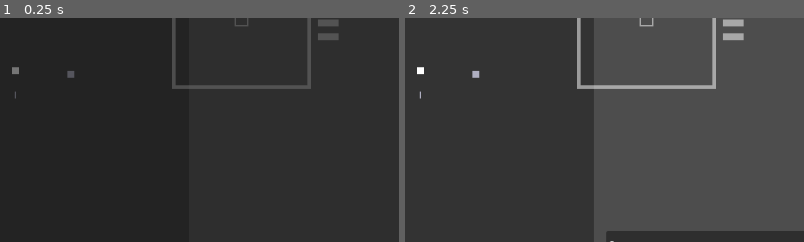
Above: before the commit, frames 1-2 (left to right).
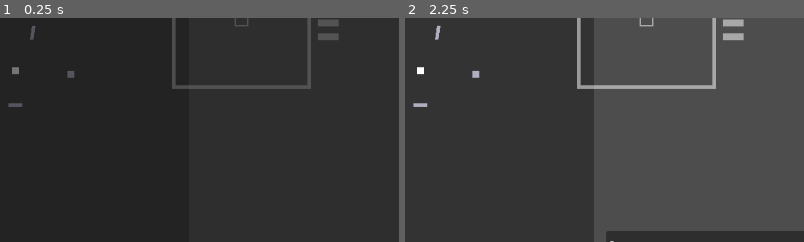
Above: after the commit, the same moments.

Repository: Gabooot/rebuild
Game: Godot game, scene res://game.tscn
Two runs of this game, one before a commit and one after it. Both use one fixed random seed, a clock stepped at 60 frames per second and the inputs below.
Inputs:
- Up to frame 1 (0.25 s): no input
- Up to frame 2 (2.25 s): tap N (toggle_all_chat) at 0.5 s; hold Right (turn_right) 0.53-1.25 s; tap S (shoot) at 0.6 s; tap Space (jump) at 0.77 s; click "Start Server" at 1.25 s; click "Connect" at 2 s
The pictures show only the part of the screen within x 20-70%, y 50-100%; the shares and areas given below are measured in that part.

The runs differ from the first frame. In frame 1, 0.1% of the frame differs, in the area x 2-10%, y 3-40%; in frame 2, 0.1%.

Commit message:
teleporter approximation

Diff:
--- a/Standard3D.gd
+++ b/Standard3D.gd
@@ -1,4 +1,5 @@
 extends CharacterBody3D
+class_name TeleportableCharacterBody
 
-func teleport(target : Vector3) -> void:
-	self.global_position = target
+signal teleporter_entered(tele : Teleporter)
+signal teleporter_exited(tele : Teleporter)
--- a/base.gd
+++ b/base.gd
@@ -4,6 +4,7 @@
 signal message_received(message : String, sender : int)
 signal player_added(id : int, player_name : String, type : String)
 signal player_disconnected(id : int)
+signal node_teleported(node : Node3D, teleported : Teleporter)
 
 var player_dictionary := {}
 var game_logic : Callable = self._singleplayer_loop
--- a/bullet.gd
+++ b/bullet.gd
@@ -1,4 +1,4 @@
-extends CharacterBody3D
+extends TeleportableCharacterBody
 
 const SPEED = 9.0
 var radar_icon = null
@@ -19,6 +19,8 @@
 	#print("Radar rotation: ", radar_icon.global_rotation, " Bullet rotation: ", self.global_rotation.y)
 	#radar_icon.visible = false
 	get_node("/root/game/radar/rotater/mover").add_child(radar_icon)
+	var tele_gadget = TeleportDevice.new()
+	self.add_child(tele_gadget)
 
 
 func _physics_process(delta):
--- a/client_tank.gd
+++ b/client_tank.gd
@@ -15,7 +15,7 @@
 	pass
 
 func _start_buffer() -> void:
-	self.buffer = InputBuffer.new(ServerInput.new(), 1)
+	self.buffer = InputBuffer.new(ServerInput.new(), 4)
 
 func _add_radar_icon() -> void:
 	print("Adding radar icon")
--- a/game.tscn
+++ b/game.tscn
@@ -13,6 +13,7 @@
 [ext_resource type="Script" path="res://pyraCollision.gd" id="6_faxj8"]
 [ext_resource type="PackedScene" uid="uid://daggmd4aqd6y0" path="res://teleporter.tscn" id="7_jsc8d"]
 [ext_resource type="Texture2D" uid="uid://b8dnnpndx0lvr" path="res://BZtextures/thief.png" id="8_f35fj"]
+[ext_resource type="Script" path="res://teleporter2.gd" id="8_ufrcp"]
 [ext_resource type="Script" path="res://radar_player.gd" id="17_6bg2e"]
 [ext_resource type="Script" path="res://fps.gd" id="19_5uswt"]
 [ext_resource type="Script" path="res://shot_counter.gd" id="19_xhd1t"]
@@ -23,21 +24,21 @@
 [sub_resource type="StandardMaterial3D" id="StandardMaterial3D_d0wba"]
 transparency = 4
 depth_draw_mode = 2
-shading_mode = 2
-diffuse_mode = 1
-specular_mode = 2
-albedo_color = Color(1, 1, 1, 0.552941)
+shading_mode = 0
+diffuse_mode = 3
+specular_mode = 1
+albedo_color = Color(0.235294, 0.819608, 0.576471, 0.552941)
 albedo_texture = ExtResource("8_f35fj")
 
 [sub_resource type="BoxMesh" id="BoxMesh_j8cvt"]
 material = SubResource("StandardMaterial3D_d0wba")
-size = Vector3(0.2, 4, 2)
+size = Vector3(4, 3, 0.3)
 
 [sub_resource type="BoxShape3D" id="BoxShape3D_qqocx"]
-size = Vector3(0.3, 3, 2)
-
-[sub_resource type="ConvexPolygonShape3D" id="ConvexPolygonShape3D_6tyol"]
-points = PackedVector3Array(0, 0, 0, 2, 0, 0, 2, 4, 0, 0, 4, 0)
+size = Vector3(4, 3, 1)
+
+[sub_resource type="BoxShape3D" id="BoxShape3D_epk1q"]
+size = Vector3(4, 3, 1)
 
 [sub_resource type="WorldBoundaryShape3D" id="WorldBoundaryShape3D_lm71v"]
 
@@ -119,7 +120,7 @@
 shadow_enabled = true
 
 [node name="teleporter" parent="." instance=ExtResource("7_jsc8d")]
-transform = Transform3D(1, 0, 0, 0, 1, 0, 0, 0, 1, 0, 2, 7)
+transform = Transform3D(1, 0, 0, 0, 1, 0, 0, 0, 1, 0, 1.5, 10)
 
 [node name="SB" type="MeshInstance3D" parent="teleporter"]
 mesh = SubResource("BoxMesh_j8cvt")
@@ -129,15 +130,18 @@
 shape = SubResource("BoxShape3D_qqocx")
 script = ExtResource("4_jtcsi")
 
-[node name="teleporter2" parent="." instance=ExtResource("7_jsc8d")]
-transform = Transform3D(1, 0, 0, 0, 1, 0, 0, 0, 1, 5, 2, -9)
+[node name="teleporter2" type="Area3D" parent="."]
+transform = Transform3D(0.142629, 0, 0.989776, 0, 1, 0, -0.989776, 0, 0.142629, 5, 1.5, -11)
+input_ray_pickable = false
+monitorable = false
+script = ExtResource("8_ufrcp")
 
 [node name="SB" type="MeshInstance3D" parent="teleporter2"]
 mesh = SubResource("BoxMesh_j8cvt")
 skeleton = NodePath("")
 
 [node name="telecollide" type="CollisionShape3D" parent="teleporter2"]
-shape = SubResource("ConvexPolygonShape3D_6tyol")
+shape = SubResource("BoxShape3D_epk1q")
 script = ExtResource("4_jtcsi")
 
 [node name="floor" type="StaticBody3D" parent="."]
--- a/input_tracker.gd
+++ b/input_tracker.gd
@@ -1 +1,4 @@
 extends "tank.gd"
+
+func teleport(target : Vector3) -> void:
+	pass
--- a/player.gd
+++ b/player.gd
@@ -53,6 +53,7 @@
 	%server_tracker.predict_transform()
 	%input_tracker.rotate_from_input(current_input)
 	%input_tracker.move_from_input(current_input)
+	#print("Input position: ", %input_tracker.global_position, " Predicted position: ")
 	if current_input.shot_fired:
 		%server_tracker.shoot()
 	self._determine_error()
--- a/server_tracker.gd
+++ b/server_tracker.gd
@@ -3,7 +3,7 @@
 @onready var player = get_parent()
 
 func _start_buffer() -> void:
-	self.buffer = InputBuffer.new(ServerInput.new(), buffer_length)
+	self.buffer = InputBuffer.new(ServerInput.new(Quaternion(1,0,0,0), Vector3(10, 5, 10)), buffer_length)
 
 func predict_transform(data:OrderedInput=self.buffer.take()) -> void:
 	#print("incoming packet: ", data.quat, " ", data.origin, " Old transform: ", self.global_transform)
@@ -46,3 +46,6 @@
 	for i in range((-shot_tick) - 1):
 		shot.travel(PHYSICS_DELTA, false)
 	shot.can_collide_with_tanks = true
+
+func teleport(target : Vector3) -> void:
+	pass
--- a/shot_counter.gd
+++ b/shot_counter.gd
@@ -11,10 +11,10 @@
 	for i in range(len(chambers)):
 		chambers[i].scale.x = max((float((reload_time_msec - (Time.get_ticks_msec() - chamber_timers[i])))/float(reload_time_msec)),0.0)
 
-func start_shot_timer():
+func start_shot_timer(reload_time : int):
 	var time = Time.get_ticks_msec()
 	for timer in range(len(chamber_timers)):
-		if time - chamber_timers[timer] < reload_time_msec:
+		if time - chamber_timers[timer] < reload_time:
 			continue
 		else:
 			chamber_timers[timer] = time
--- a/tank.gd
+++ b/tank.gd
@@ -27,6 +27,7 @@
 func _ready():
 	get_node("/root/game").tank_hit.connect(_tank_hit)
 	self._start_buffer()
+	self.add_child(TeleportDevice.new())
 
 func _start_buffer() -> void:
 	self.buffer = PlayerInputBuffer.new(PlayerInput.new(), buffer_length)
@@ -114,7 +115,7 @@
 
 func shoot(start_transform=self.global_transform, start_velocity=self.velocity):
 	if (Time.get_ticks_msec() - self.shot_timers[0]) > reload_time_msec:
-		#print("Shot times: ", self.shot_timers)
+		get_node("/root/game/HUD/scope/shot_counter").start_shot_timer(reload_time_msec)
 		self.shot_timers.pop_front()
 		self.shot_timers.append(Time.get_ticks_msec())
 		var bullet = preload("res://bullet.tscn")
--- /dev/null
+++ b/teleportation_device.gd
@@ -0,0 +1,44 @@
+extends Node3D
+class_name TeleportDevice
+
+var victim : TeleportableCharacterBody
+var active_teleporters : Dictionary = {}
+# Called when the node enters the scene tree for the first time.
+func _ready():
+	self.victim = get_parent()
+	victim.teleporter_entered.connect(_on_teleporter_entered)
+	victim.teleporter_exited.connect(_on_teleporter_exited)
+	self.set_notify_transform(true)
+
+# Called every frame. 'delta' is the elapsed time since the previous frame.
+func _notification(what):
+	if what == NOTIFICATION_TRANSFORM_CHANGED:
+		self._on_movement()
+
+func _on_teleporter_entered(tele : Teleporter) -> void:
+	if not (self.active_teleporters.has(tele)):
+		#print(active_teleporters)
+		#print("tele added")
+		self.active_teleporters[tele] = self._get_current_angle(tele)
+
+func _on_teleporter_exited(tele : Teleporter) -> void:
+	print("teleporter removed")
+	active_teleporters.erase(tele)
+
+func _on_movement() -> void:
+	for tele in self.active_teleporters.keys():
+		if signf(active_teleporters[tele]) != signf(_get_current_angle(tele)):
+			self.teleport(tele)
+			self.active_teleporters.erase(tele)
+
+func _get_current_angle(tele : Teleporter) -> float:
+	var own_position = self.global_position - tele.global_position
+	var tele_basis = tele.global_transform.basis.x
+	return own_position.signed_angle_to(tele_basis, Vector3(0,1,0))
+
+func teleport(tele : Teleporter) -> void:
+	print("active teleporters: ", active_teleporters)
+	print("teleporting!")
+	var new = tele.teleport_transform(victim.global_transform, victim.velocity)
+	victim.global_transform = new[0]
+	victim.velocity = new[1]
--- a/teleporter.gd
+++ b/teleporter.gd
@@ -1,15 +1,38 @@
-extends Node3D
+extends Area3D
 class_name Teleporter
 
-@onready var target = Vector3(0, 7, -4)
+@onready var base = get_node("/root/game")
+var target : Teleporter
+var active_3d_nodes : Array = []
 # Called when the node enters the scene tree for the first time.
 func _ready():
-	self.body_entered.connect(teleport_shape)
+	target = get_node("/root/game/teleporter2")
+	self.body_entered.connect(_on_body_entered)
+	self.body_exited.connect(_on_body_exited)
+
+func _on_body_entered(body : Node3D) -> void:
+	#print("body entered teleporter")
+	if body is TeleportableCharacterBody:
+		body.emit_signal("teleporter_entered", self)
+
+func _on_body_exited(body : Node3D):
+	#print("body exited teleporter")
+	if body is TeleportableCharacterBody:
+		body.emit_signal("teleporter_exited", self)
+
+func teleport_transform(old_transform: Transform3D, old_velocity : Vector3) -> Array:
+	#var old_position = old_transform.origin
+	#var new_position = target.global_transform * (self.global_transform.inverse() * (old_position))
+	var new_transform = target.global_transform * (self.global_transform.inverse() * old_transform)
+	#var old_quat = old_transform.basis.get_rotation_quaternion()
+	var rotate_by = target.basis.get_rotation_quaternion()
+	var inverse_rotation = self.basis.get_rotation_quaternion().inverse()
+	#var new_quat = rotate_by * (inverse_rotation * old_quat)
+	var new_velocity = rotate_by * (inverse_rotation * old_velocity)
+	return [new_transform, new_velocity]
 
 
-# Called every frame. 'delta' is the elapsed time since the previous frame.
-func _process(_delta):
-	pass
-
-func teleport_shape(shape):
-	shape.global_position = target
+func _get_teleported_position(relative_position : Vector3) -> Vector3:
+	var rotation_quat = Quaternion(self.global_transform.basis).normalized()
+	relative_position = rotation_quat * relative_position
+	return self.global_position + relative_position
--- /dev/null
+++ b/teleporter2.gd
@@ -0,0 +1,13 @@
+extends Teleporter
+
+
+# Called when the node enters the scene tree for the first time.
+func _ready():
+	target = get_node("/root/game/teleporter")
+	self.body_entered.connect(_on_body_entered)
+	self.body_exited.connect(_on_body_exited)
+
+
+# Called every frame. 'delta' is the elapsed time since the previous frame.
+func _process(delta):
+	pass
Not shown: 1 places in game.tscn that only renumber resources
